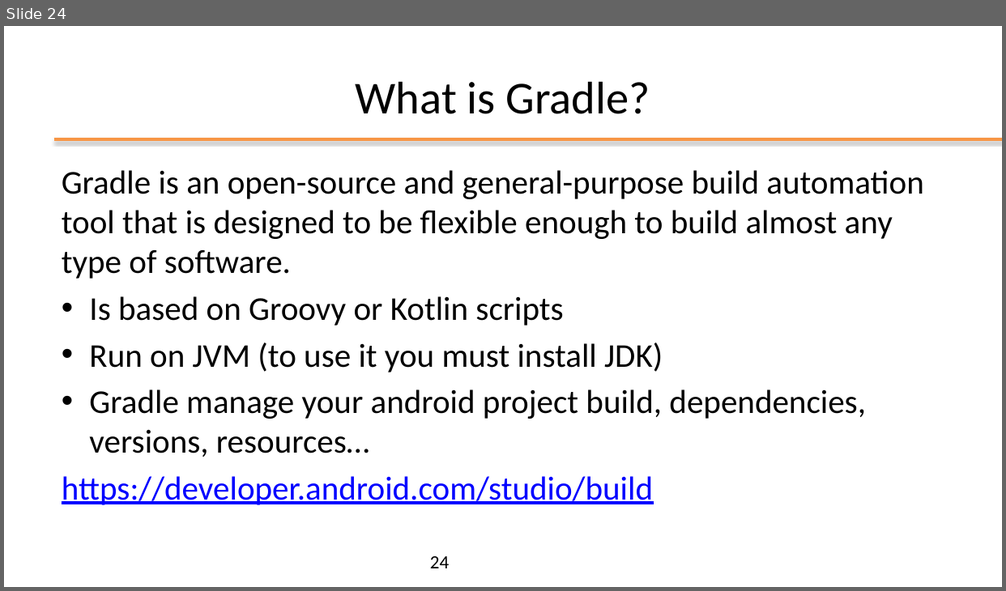
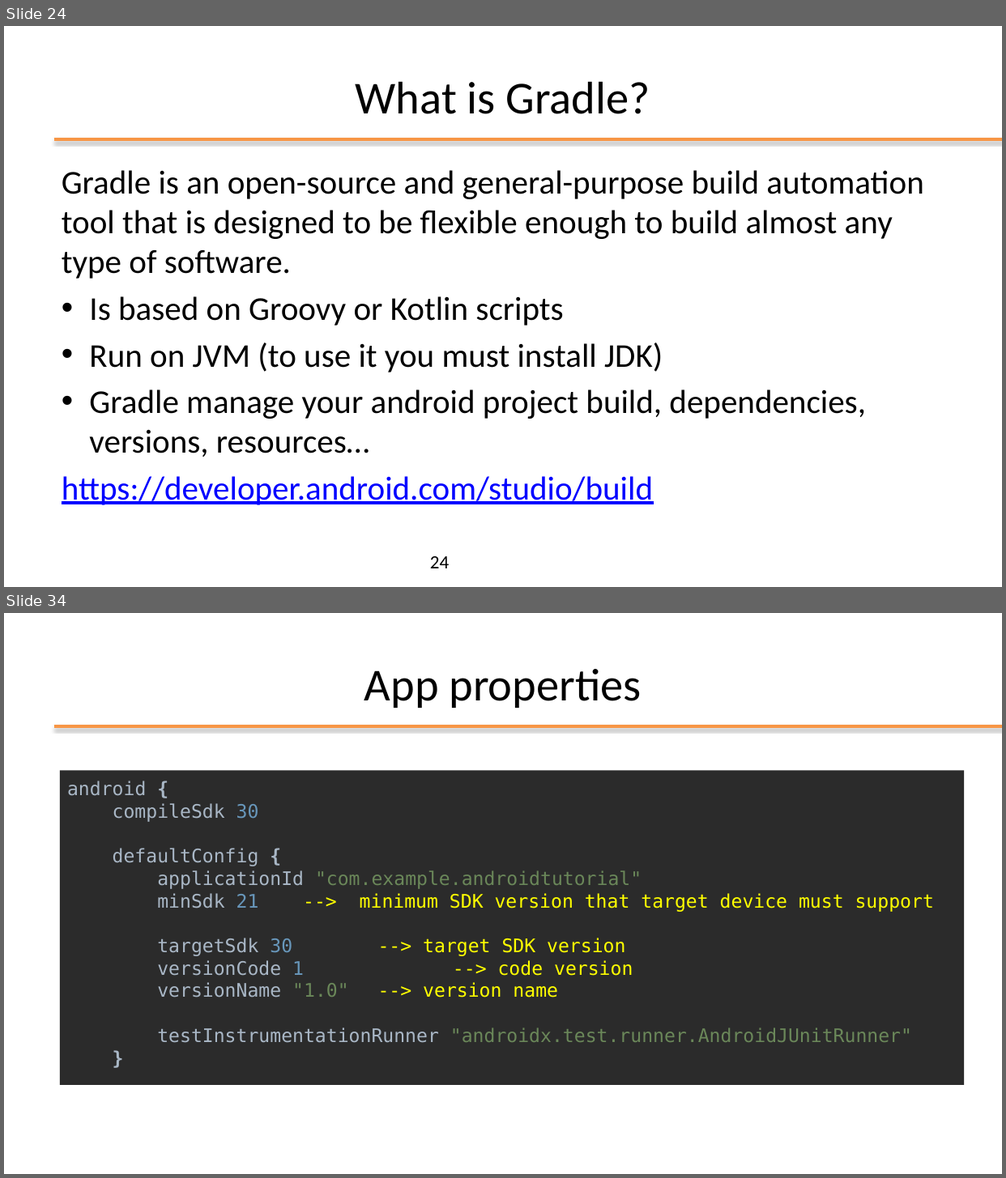
Before and after one commit to kevinmala00/ATTIVITA-PROGETTUALE, a slide deck: slides/02 - Android Studio.pptx. Shown one above the other, each under a label of ours: slide 24 before the commit, slides 24 and 34 after it; the slides between them are not shown. The pictures are 1006x591 and 1006x1178 pixels, drawn with LibreOffice and Linux fonts; fonts in the diff are those of the drawing; background and template pictures are left out. Boxes give left, top, right and bottom in pixels: in the first picture for what was removed or moved away, otherwise in the second. Text is boxed around its words. In the diff, an @@ line names an element or a change of style, - is before the commit and + after.

```diff
--- a/slides/02 - Android Studio.pptx
+++ b/slides/02 - Android Studio.pptx
@@ slide 34 added at (4,613,1002,1174), background #FFFFFF; not listed: 1 template element that a slide beside it also shows @@
@@ title added at (364,669,641,708), 44 pt, text #000000 @@
+App properties
@@ rectangle added at (59,770,964,1085), fill #2B2B2B, 18 pt, text #A9B7C6 @@
+android {
+compileSdk 30
+defaultConfig {
+applicationId "com.example.androidtutorial"
+minSdk 21 --> minimum SDK version that target device must support
+targetSdk 30 --> target SDK version
+versionCode 1 --> code version
+versionName "1.0" --> version name
+testInstrumentationRunner "androidx.test.runner.AndroidJUnitRunner"
+}
```
Also in this commit, not shown: 9 other slides added.
